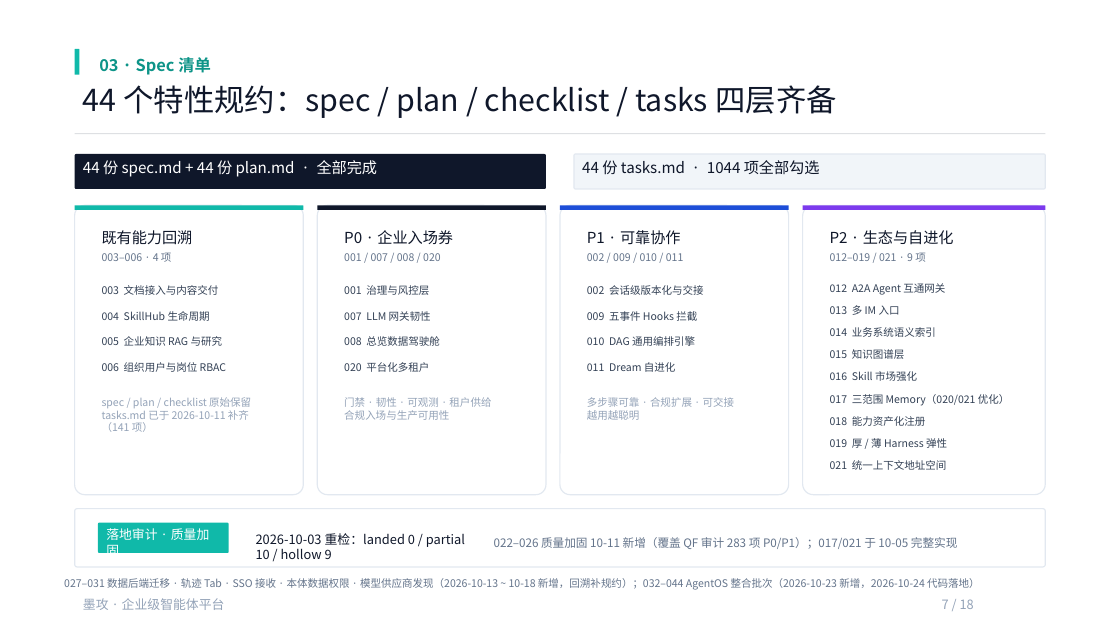
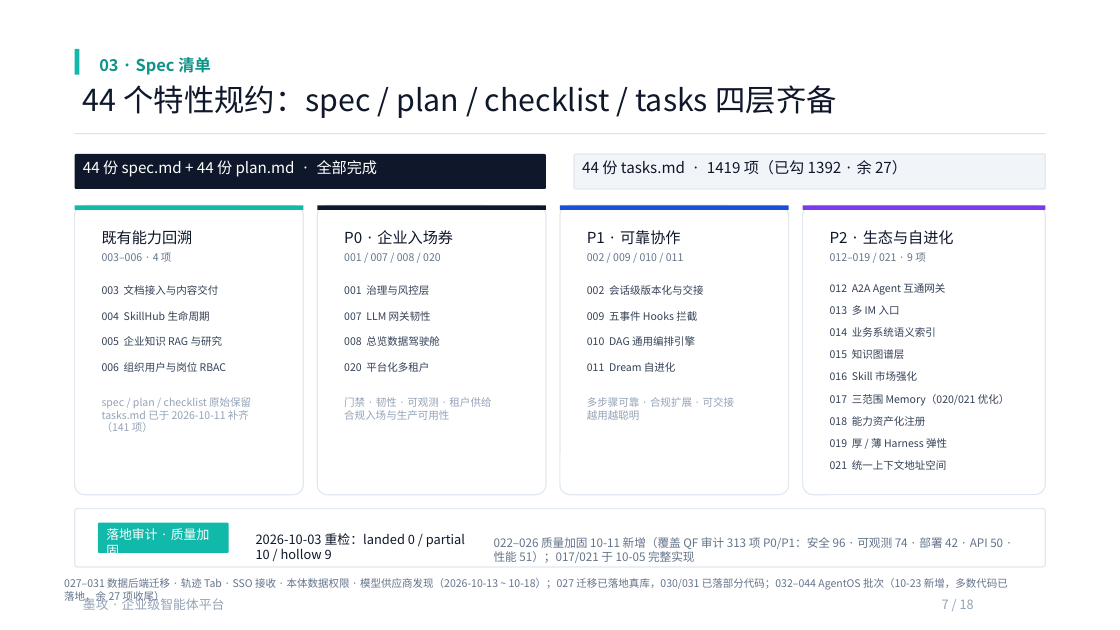
Before and after one commit to cooper2006/mogo, a slide deck: slide 7 of docs/intro-v4.pptx. Drawn at 1120x630 pixels with LibreOffice and Linux fonts; fonts in the diff are those of the drawing. Boxes give left, top, right and bottom in pixels: in the first picture for what was removed or moved away, otherwise in the second. Text is boxed around its words. In the diff, an @@ line names an element or a change of style, - is before the commit and + after.

```diff
--- a/docs/intro-v4.pptx
+++ b/docs/intro-v4.pptx
@@ text at (582, 160, 907, 175): text changed @@
-44 份 tasks.md · 1044 项全部勾选
+44 份 tasks.md · 1419 项（已勾 1392 · 余 27）
@@ text at (494, 537, 1003, 563): text changed @@
-022–026 质量加固 10-11 新增（覆盖 QF 审计 283 项 P0/P1）；017/021 于 10-05 完整实现
+022–026 质量加固 10-11 新增（覆盖 QF 审计 313 项 P0/P1：安全 96 · 可观测 74 · 部署 42 · API 50 · 性能 51）；017/021 于 10-05 完整实现
@@ text at (64, 578, 1008, 603): text changed @@
-027–031 数据后端迁移 · 轨迹 Tab · SSO 接收 · 本体数据权限 · 模型供应商发现（2026-10-13 ~ 10-18 新增，回溯补规约）；032–044 AgentOS 整合批次（2026-10-23 新增，2026-10-24 代码落地）
+027–031 数据后端迁移 · 轨迹 Tab · SSO 接收 · 本体数据权限 · 模型供应商发现（2026-10-13 ~ 10-18）；027 迁移已落地真库，030/031 已落部分代码；032–044 AgentOS 批次（10-23 新增，多数代码已落地，余 27 项收尾）
```
Also in this commit, not shown: 4 other slides changed.
